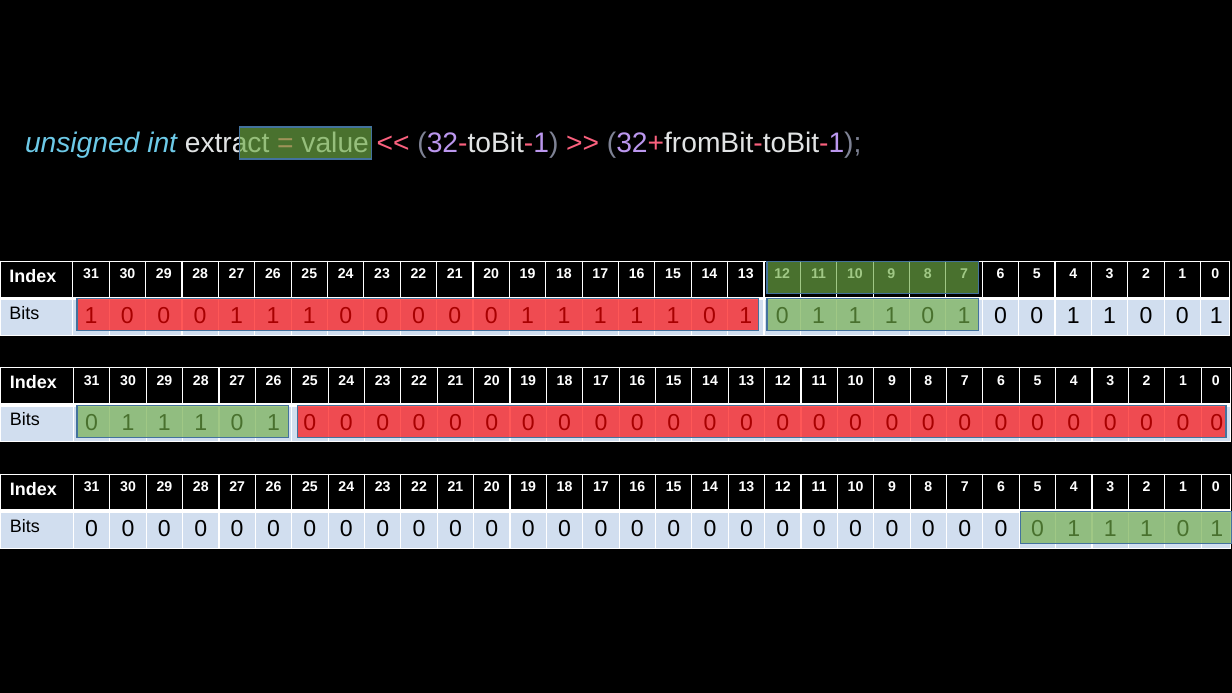
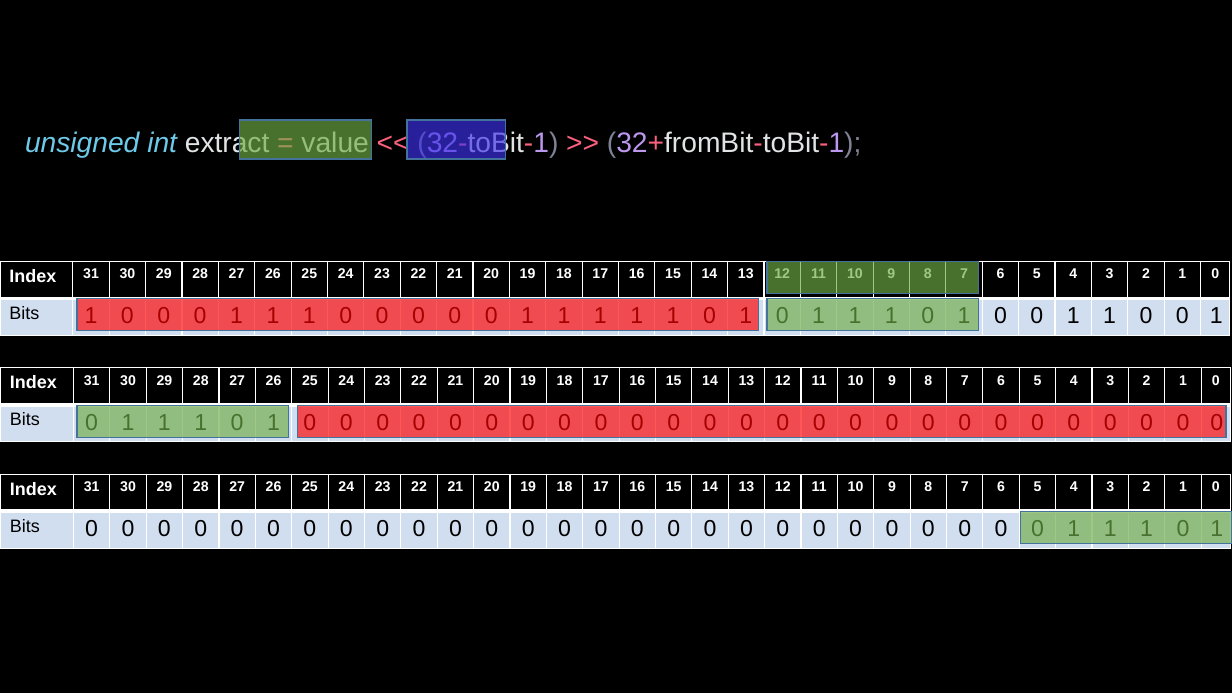
Before and after one commit to MATOO-Dev/P2-Exercise-3, a slide deck: slide 4 of Task2-Step-By-Step.pptx. Drawn at 1232x693 pixels with LibreOffice and Linux fonts; fonts in the diff are those of the drawing. Boxes give left, top, right and bottom in pixels: in the first picture for what was removed or moved away, otherwise in the second. Text is boxed around its words. In the diff, an @@ line names an element or a change of style, - is before the commit and + after.

```diff
--- a/Task2-Step-By-Step.pptx
+++ b/Task2-Step-By-Step.pptx
@@ rectangle: place and size @@
-rectangle at (239, 127, 372, 159)
+rectangle at (239, 120, 372, 159)
@@ rectangle added at (408, 120, 506, 159), fill #3E32EB at 66% opacity, outline #43739E 1 pt @@
```
Also in this commit, not shown: 3 other slides changed, 1 other file.
